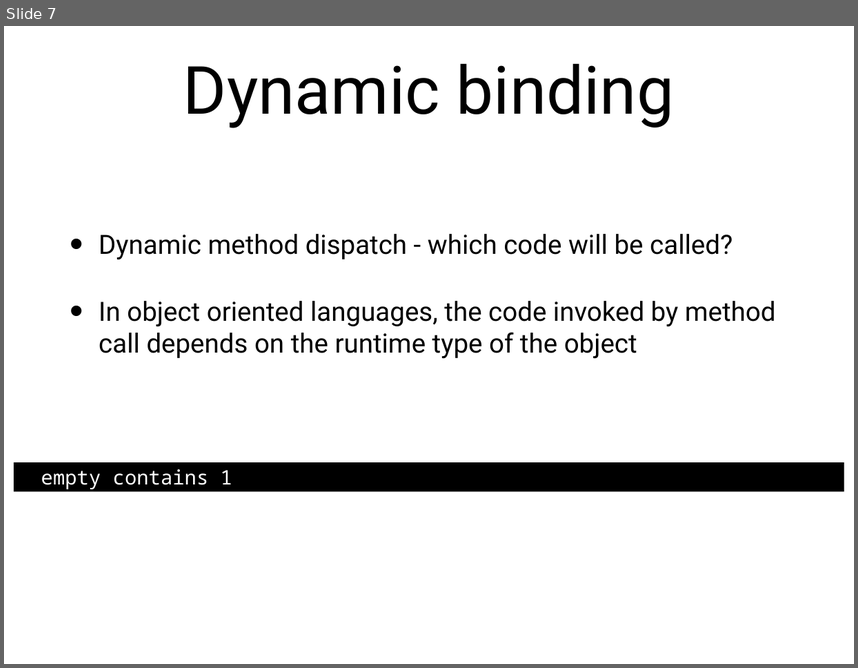
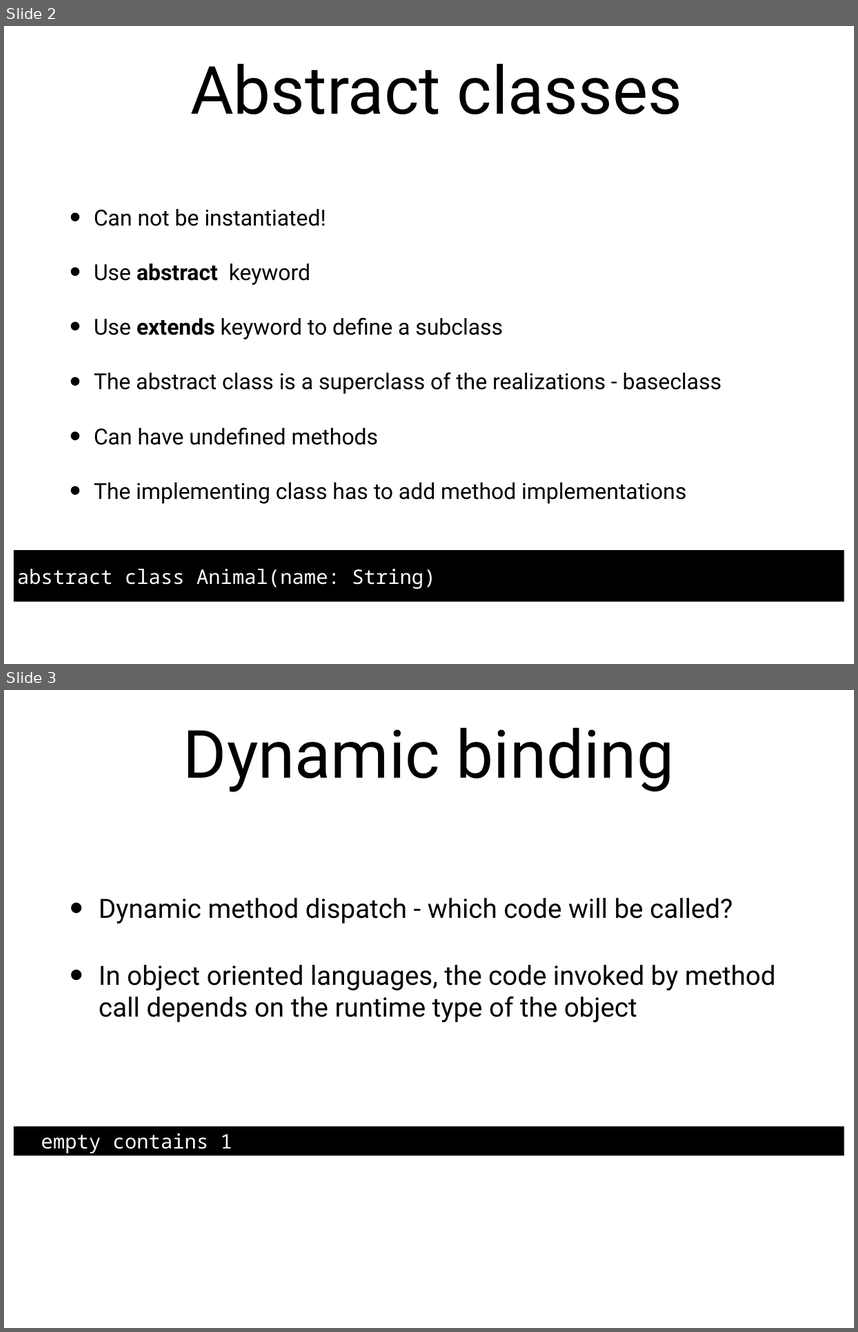
Before and after one commit to LundOgBendsen/LBE2921-Scala, a slide deck: slides/06_class_hierarchies.pptx. Shown one above the other, each under a label of ours: slide 7 before the commit, slides 2 and 3 after it. The pictures are 858x668 and 858x1332 pixels, drawn with LibreOffice and Linux fonts; fonts in the diff are those of the drawing. Boxes give left, top, right and bottom in pixels: in the first picture for what was removed or moved away, otherwise in the second. Text is boxed around its words. In the diff, an @@ line names an element or a change of style, - is before the commit and + after.

```diff
--- a/slides/06_class_hierarchies.pptx
+++ b/slides/06_class_hierarchies.pptx
@@ slide 2 added at (4, 26, 854, 664), background #FFFFFF @@
@@ title added at (190, 63, 682, 114), 80 pt, text #000000 @@
+  Abstract classes
@@ text added at (94, 209, 722, 503), 26.6 pt, text #000000 @@
+• Can not be instantiated!
+• Use abstract keyword
+• Use extends keyword to define a subclass
+• The abstract class is a superclass of the realizations - baseclass
+• Can have undefined methods
+• The implementing class has to add method implementations
@@ text added at (14, 550, 844, 601), fill #000000, 24 pt, text #FFFFFF @@
+abstract class Animal(name: String)
@@ what was slide 7 is now slide 3 @@
```
Also in this commit, not shown: 4 slides changed, 1 other slide added, 4 slides removed, 26 other files.
